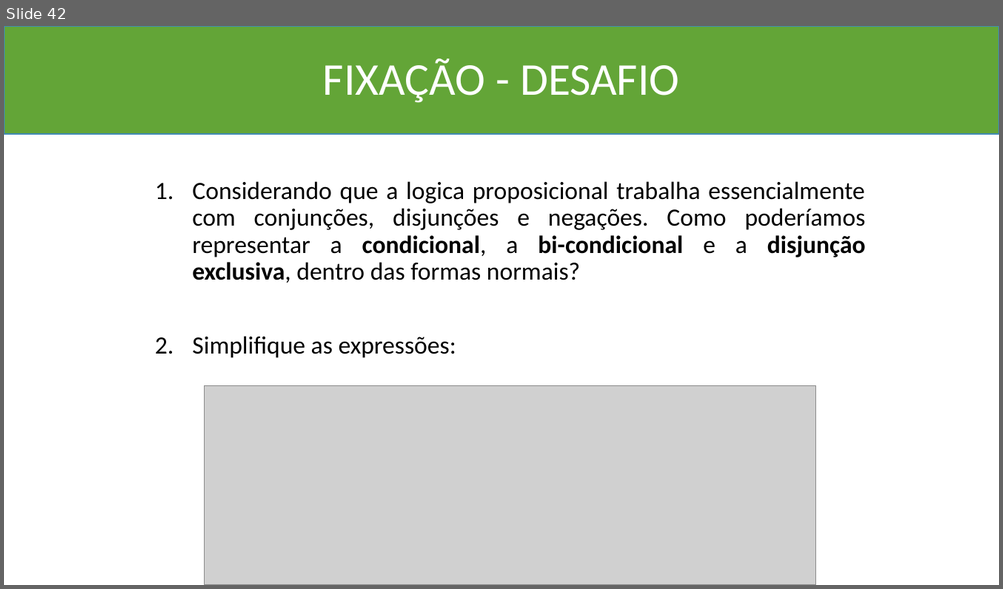
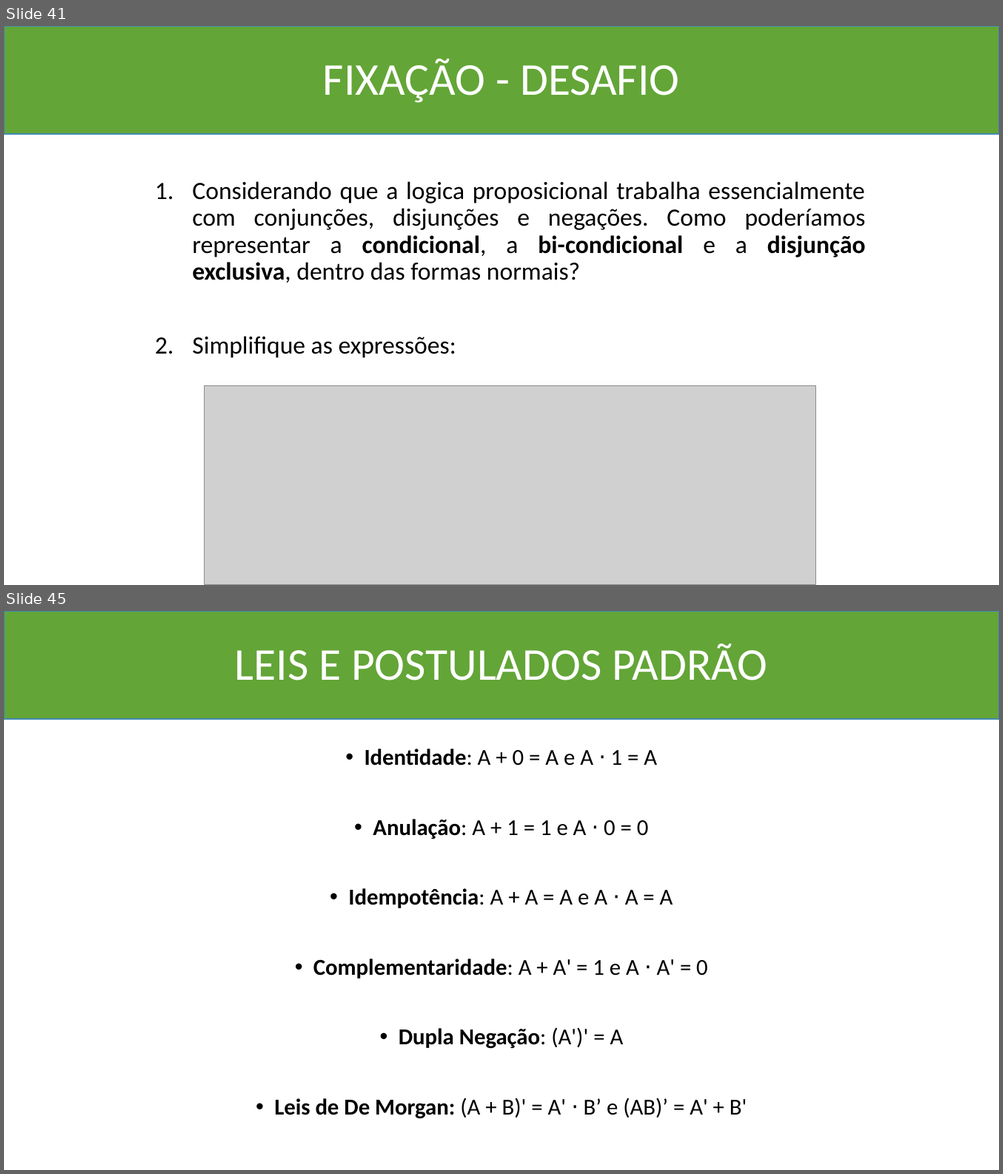
Before and after one commit to Marcio-Salmazo/Aulas, a slide deck: UNIUBE-MD/Teoria_MD.pptx. Shown one above the other, each under a label of ours: slide 42 before the commit, slides 41 and 45 after it; the slides between them are not shown. The pictures are 1003x589 and 1003x1174 pixels, drawn with LibreOffice and Linux fonts; fonts in the diff are those of the drawing; grey boxes stand for pictures. Boxes give left, top, right and bottom in pixels: in the first picture for what was removed or moved away, otherwise in the second. Text is boxed around its words. In the diff, an @@ line names an element or a change of style, - is before the commit and + after.

```diff
--- a/UNIUBE-MD/Teoria_MD.pptx
+++ b/UNIUBE-MD/Teoria_MD.pptx
@@ slide 45 added at (x1=4, y1=611, x2=999, y2=1170), background #FFFFFF @@
@@ rectangle added at (x1=4, y1=611, x2=999, y2=719), fill #63A537, outline #418AB3 1 pt @@
@@ title added at (x1=235, y1=644, x2=767, y2=681), 44 pt, text #FFFFFF @@
+LEIS E POSTULADOS PADRÃO
@@ text added at (x1=274, y1=749, x2=746, y2=1119), 22 pt, text #000000 @@
+• Identidade: A + 0 = A e A ⋅ 1 = A
+• Anulação: A + 1 = 1 e A ⋅ 0 = 0
+• Idempotência: A + A = A e A ⋅ A = A
+• Complementaridade: A + A' = 1 e A ⋅ A' = 0
+• Dupla Negação: (A')' = A
+• Leis de De Morgan: (A + B)' = A' ⋅ B’ e (AB)’ = A' + B'
@@ what was slide 42 is now slide 41 @@
```
Also in this commit, not shown: 2 slides changed, 6 other slides added, 3 other files.
